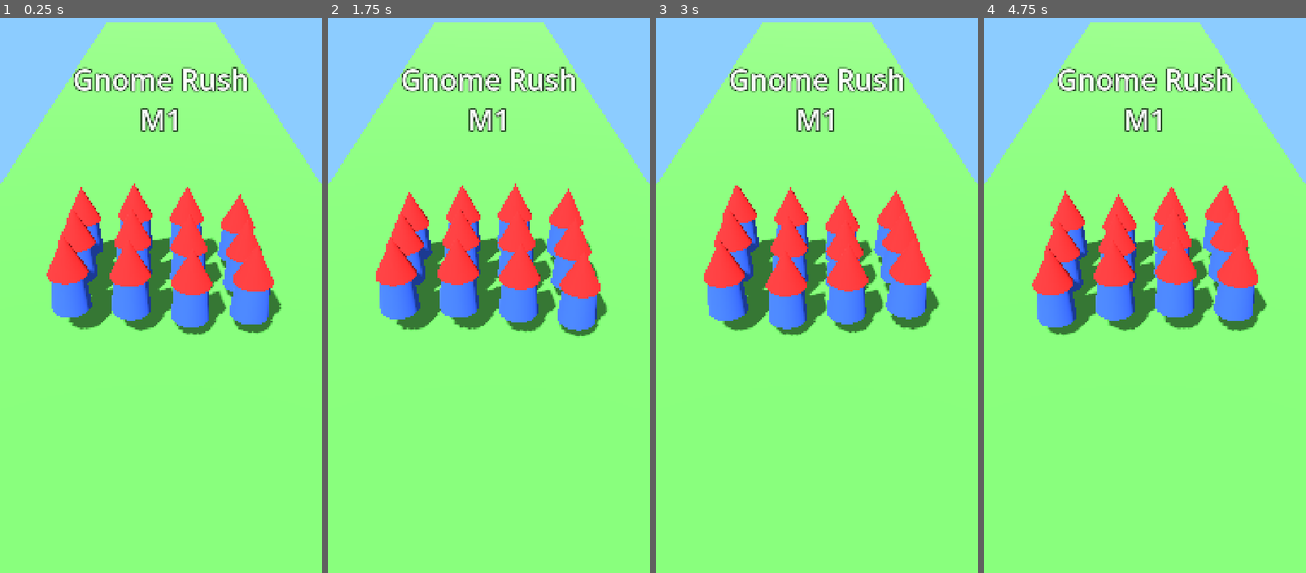
Above: before the commit, frames 1-4 (left to right).
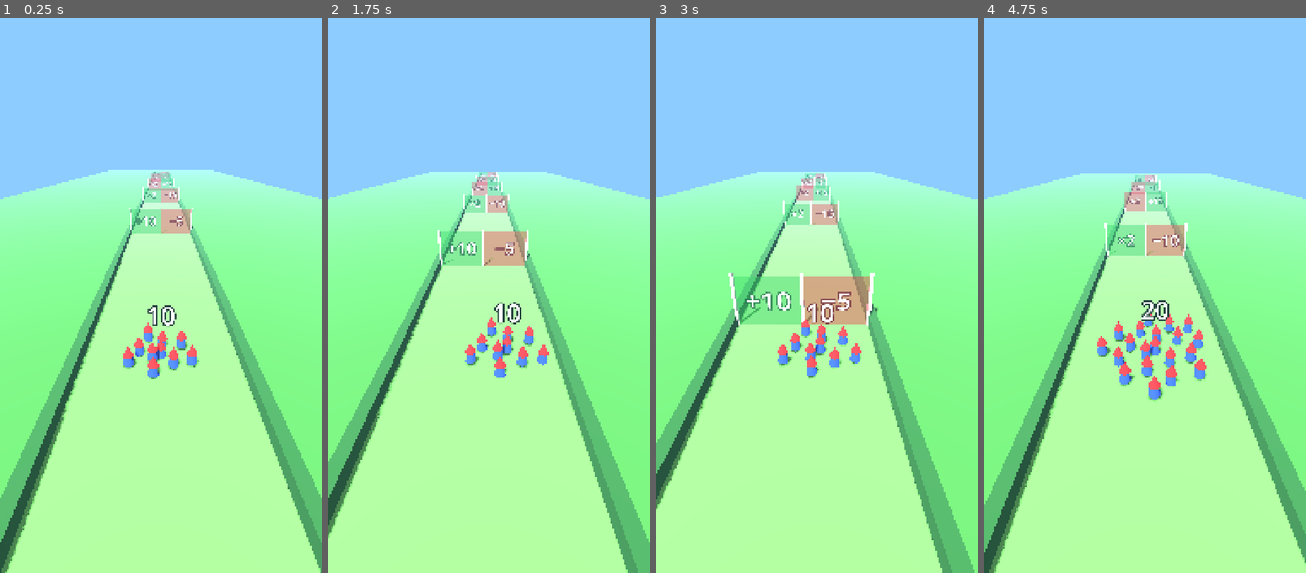
Above: after the commit, the same moments.

Repository: sxvandijk/gnome-rush
Game: Godot game, scene res://game/scenes/run.tscn
Two runs of this game, one before a commit and one after it. Both use one fixed random seed, a clock stepped at 60 frames per second and the inputs below. Before the commit the project starts from res://game/scenes/main.tscn.
Inputs (mouse positions are in pixels of both pictures, inside the frame that each line leads up to):
- Up to frame 1 (0.25 s): no input
- Up to frame 2 (1.75 s): tap Enter at 0.5 s; move the mouse to (559, 256) at 0.52 s; hold Shift 0.53-1.25 s; click (559, 256) at 0.67 s; drag from (424, 317) to (472, 400) at 1.27 s
- Up to frame 3 (3 s): move the mouse to (849, 162) at 2.02 s; tap Ctrl at 2.1 s; click (849, 162) at 2.17 s; drag from (800, 400) to (720, 201) at 2.77 s
- Up to frame 4 (4.75 s): move the mouse to (1241, 373) at 3.52 s; tap Alt at 3.6 s; click (1241, 373) at 3.67 s; drag from (1048, 201) to (1096, 145) at 4.27 s

The runs differ from the first frame. In frame 1, 79% of the frame differs, in the area x 0-100%, y 0-100%; in frame 2, 79%; in frame 3, 78%; in frame 4, 79%.

Commit message:
Add playable runner scene with gates, drag steering and result screen
- LevelData loads levels/*.json; RunState tracks distance, applies gate
  pairs in order and reports win/loss (with GUT tests)
- Army.fitted_spacing squeezes big armies to fit the lane
- ArmyView: MultiMesh gnomes gliding into a sunflower formation
- GatePairView: green/red translucent gates with Label3D values
- One-thumb relative drag (touch + mouse), smooth follow camera
- HUD with win/lose result and retry; levels/test_001.json
- Replace the placeholder scene

Co-Authored-By: Claude Opus 5.5 <noreply@anthropic.com>

Diff:
--- a/game/logic/army.gd
+++ b/game/logic/army.gd
@@ -50,3 +50,11 @@
 
 static func formation_radius(n: int, spacing := DEFAULT_SPACING) -> float:
 	return spacing * sqrt(float(maxi(n - 1, 0)))
+
+
+## Spacing that keeps an army of n gnomes within max_radius, squeezing big
+## armies together but never spreading small ones beyond the default.
+static func fitted_spacing(n: int, max_radius: float) -> float:
+	if n <= 1:
+		return DEFAULT_SPACING
+	return minf(DEFAULT_SPACING, max_radius / sqrt(float(n - 1)))
--- /dev/null
+++ b/game/logic/level_data.gd
@@ -0,0 +1,40 @@
+class_name LevelData
+extends RefCounted
+## A level as loaded from levels/*.json. Immutable description; call
+## create_pairs() for fresh gate state at the start of each run.
+
+var id := ""
+var start_count := 10
+var lane_half_width := 3.0
+var length := 100.0
+var speed := 6.0
+var _pair_dicts: Array = []
+
+
+static func from_dict(data: Dictionary) -> LevelData:
+	var level := LevelData.new()
+	level.id = str(data.get("id", ""))
+	level.start_count = int(data.get("start_count", level.start_count))
+	level.lane_half_width = float(data.get("lane_half_width", level.lane_half_width))
+	level.length = float(data.get("length", level.length))
+	level.speed = float(data.get("speed", level.speed))
+	level._pair_dicts = data.get("gate_pairs", [])
+	return level
+
+
+## Returns null when the file is missing or not valid JSON.
+static func load_json(path: String) -> LevelData:
+	if not FileAccess.file_exists(path):
+		return null
+	var data = JSON.parse_string(FileAccess.get_file_as_string(path))
+	if not data is Dictionary:
+		return null
+	return from_dict(data)
+
+
+func create_pairs() -> Array[GatePair]:
+	var pairs: Array[GatePair] = []
+	for d in _pair_dicts:
+		pairs.append(GatePair.from_dict(d))
+	pairs.sort_custom(func(a: GatePair, b: GatePair) -> bool: return a.z < b.z)
+	return pairs
--- /dev/null
+++ b/game/logic/run_state.gd
@@ -0,0 +1,41 @@
+class_name RunState
+extends RefCounted
+## One attempt at a level: how far the army has run and which gate pairs it
+## has passed. Distance grows forward from 0 to level.length.
+
+signal pair_passed(pair: GatePair, gate: Gate)
+
+var level: LevelData
+var army: Army
+var pairs: Array[GatePair]
+var distance := 0.0
+var _next_pair := 0
+
+
+func _init(p_level: LevelData) -> void:
+	level = p_level
+	army = Army.new(level.start_count, level.lane_half_width)
+	pairs = level.create_pairs()
+
+
+func advance(delta_distance: float) -> void:
+	if is_finished():
+		return
+	distance = minf(distance + delta_distance, level.length)
+	while _next_pair < pairs.size() and pairs[_next_pair].z <= distance:
+		var pair := pairs[_next_pair]
+		var gate := pair.gate_for_x(army.center_x)
+		army.pass_gate_pair(pair)
+		_next_pair += 1
+		pair_passed.emit(pair, gate)
+		if army.is_defeated():
+			distance = pair.z
+			return
+
+
+func is_finished() -> bool:
+	return army.is_defeated() or distance >= level.length
+
+
+func is_won() -> bool:
+	return not army.is_defeated() and distance >= level.length
--- /dev/null
+++ b/game/scenes/army_view.gd
@@ -0,0 +1,96 @@
+class_name ArmyView
+extends Node3D
+## Draws the army with two MultiMeshes (bodies and hats). Gnomes glide
+## towards their formation spot, so growing and shrinking looks smooth.
+
+const MAX_VISIBLE := 400
+const FOLLOW_X_RATE := 18.0
+const FORMATION_RATE := 8.0
+const HOP_HEIGHT := 0.12
+const HOP_SPEED := 12.0
+
+var _bodies: MultiMeshInstance3D
+var _hats: MultiMeshInstance3D
+var _label: Label3D
+var _max_radius := 2.7
+var _offsets := PackedVector2Array()
+var _targets := PackedVector2Array()
+var _time := 0.0
+
+
+func setup(lane_half_width: float) -> void:
+	_max_radius = lane_half_width * 0.9
+	_bodies = _make_multimesh(_body_mesh(), Color(0.2, 0.35, 0.85))
+	_hats = _make_multimesh(_hat_mesh(), Color(0.9, 0.15, 0.15))
+
+	_label = Label3D.new()
+	_label.billboard = BaseMaterial3D.BILLBOARD_ENABLED
+	_label.no_depth_test = true
+	_label.font_size = 160
+	_label.outline_size = 36
+	_label.pixel_size = 0.006
+	_label.modulate = Color.WHITE
+	_label.outline_modulate = Color(0.1, 0.2, 0.1)
+	_label.position = Vector3(0, 1.6, 0)
+	add_child(_label)
+
+
+func update_view(count: int, center_x: float, delta: float) -> void:
+	_time += delta
+	position.x = lerpf(position.x, center_x, 1.0 - exp(-FOLLOW_X_RATE * delta))
+
+	var n := mini(count, MAX_VISIBLE)
+	if n != _targets.size():
+		_targets = Army.formation(n, Army.fitted_spacing(n, _max_radius))
+		var old := _offsets.size()
+		_offsets.resize(n)
+		for i in range(old, n):
+			_offsets[i] = Vector2.ZERO  # New gnomes pop out of the middle
+
+	var k := 1.0 - exp(-FORMATION_RATE * delta)
+	for i in n:
+		_offsets[i] = _offsets[i].lerp(_targets[i], k)
+		var hop := absf(sin(_time * HOP_SPEED + i * 1.7)) * HOP_HEIGHT
+		var base := Vector3(_offsets[i].x, hop, _offsets[i].y)
+		_bodies.multimesh.set_instance_transform(i, Transform3D(Basis(), base + Vector3(0, 0.2, 0)))
+		_hats.multimesh.set_instance_transform(i, Transform3D(Basis(), base + Vector3(0, 0.6, 0)))
+	_bodies.multimesh.visible_instance_count = n
+	_hats.multimesh.visible_instance_count = n
+
+	_label.text = str(count)
+	_label.position.z = -Army.formation_radius(n, Army.fitted_spacing(n, _max_radius)) * 0.3
+
+
+func _make_multimesh(mesh: Mesh, color: Color) -> MultiMeshInstance3D:
+	var mm := MultiMesh.new()
+	mm.transform_format = MultiMesh.TRANSFORM_3D
+	mm.mesh = mesh
+	mm.instance_count = MAX_VISIBLE
+	mm.visible_instance_count = 0
+	var inst := MultiMeshInstance3D.new()
+	inst.multimesh = mm
+	var mat := StandardMaterial3D.new()
+	mat.albedo_color = color
+	inst.material_override = mat
+	add_child(inst)
+	return inst
+
+
+func _body_mesh() -> Mesh:
+	var m := CylinderMesh.new()
+	m.top_radius = 0.15
+	m.bottom_radius = 0.2
+	m.height = 0.4
+	m.radial_segments = 10
+	m.rings = 1
+	return m
+
+
+func _hat_mesh() -> Mesh:
+	var m := CylinderMesh.new()
+	m.top_radius = 0.0
+	m.bottom_radius = 0.2
+	m.height = 0.4
+	m.radial_segments = 10
+	m.rings = 1
+	return m
--- /dev/null
+++ b/game/scenes/gate_pair_view.gd
@@ -0,0 +1,82 @@
+class_name GatePairView
+extends Node3D
+## Two translucent gate panels with their value; green grows the army,
+## red shrinks it. Call refresh() when a gate value changes.
+
+const HEIGHT := 2.4
+const GREEN := Color(0.2, 0.85, 0.35, 0.45)
+const RED := Color(0.95, 0.2, 0.2, 0.45)
+
+var pair: GatePair
+var _panels := {}  # Gate -> MeshInstance3D
+var _labels := {}  # Gate -> Label3D
+
+
+func setup(p_pair: GatePair, lane_half_width: float) -> void:
+	pair = p_pair
+	position.z = -pair.z
+	var w := lane_half_width
+	_add_side(pair.left, -w * 0.5, w - 0.15)
+	_add_side(pair.right, w * 0.5, w - 0.15)
+	_add_post(-w)
+	_add_post(0.0)
+	_add_post(w)
+	refresh()
+
+
+func refresh() -> void:
+	for gate: Gate in _panels:
+		var mat: StandardMaterial3D = _panels[gate].material_override
+		mat.albedo_color = GREEN if gate.is_positive() else RED
+		_labels[gate].text = gate.label()
+
+
+func mark_passed(chosen: Gate) -> void:
+	var tween := create_tween().set_parallel()
+	for gate: Gate in _panels:
+		var panel: MeshInstance3D = _panels[gate]
+		var mat: StandardMaterial3D = panel.material_override
+		var label: Label3D = _labels[gate]
+		if gate == chosen:
+			tween.tween_property(panel, "scale", Vector3(1.3, 1.3, 1.3), 0.25)
+			tween.tween_property(mat, "albedo_color:a", 0.0, 0.25)
+			tween.tween_property(label, "modulate:a", 0.0, 0.25)
+		else:
+			tween.tween_property(mat, "albedo_color:a", 0.15, 0.25)
+			tween.tween_property(label, "modulate:a", 0.3, 0.25)
+
+
+func _add_side(gate: Gate, x: float, width: float) -> void:
+	var panel := MeshInstance3D.new()
+	var box := BoxMesh.new()
+	box.size = Vector3(width, HEIGHT, 0.1)
+	panel.mesh = box
+	var mat := StandardMaterial3D.new()
+	mat.transparency = BaseMaterial3D.TRANSPARENCY_ALPHA
+	mat.shading_mode = BaseMaterial3D.SHADING_MODE_UNSHADED
+	panel.material_override = mat
+	panel.position = Vector3(x, HEIGHT * 0.5, 0)
+	add_child(panel)
+
+	var label := Label3D.new()
+	label.font_size = 200
+	label.outline_size = 40
+	label.pixel_size = 0.006
+	label.outline_modulate = Color(0, 0, 0, 0.8)
+	label.position = Vector3(x, HEIGHT * 0.55, 0.1)
+	add_child(label)
+
+	_panels[gate] = panel
+	_labels[gate] = label
+
+
+func _add_post(x: float) -> void:
+	var post := MeshInstance3D.new()
+	var box := BoxMesh.new()
+	box.size = Vector3(0.15, HEIGHT + 0.2, 0.15)
+	post.mesh = box
+	var mat := StandardMaterial3D.new()
+	mat.albedo_color = Color(0.95, 0.95, 0.9)
+	post.material_override = mat
+	post.position = Vector3(x, (HEIGHT + 0.2) * 0.5, 0)
+	add_child(post)
--- /dev/null
+++ b/game/scenes/hud.gd
@@ -0,0 +1,55 @@
+class_name Hud
+extends CanvasLayer
+## End-of-run panel with the result and a retry button.
+
+signal retry_pressed
+
+var _panel: PanelContainer
+var _title: Label
+var _detail: Label
+
+
+func _ready() -> void:
+	var center := CenterContainer.new()
+	center.set_anchors_and_offsets_preset(Control.PRESET_FULL_RECT)
+	center.mouse_filter = Control.MOUSE_FILTER_IGNORE
+	add_child(center)
+
+	_panel = PanelContainer.new()
+	var style := StyleBoxFlat.new()
+	style.bg_color = Color(0.1, 0.15, 0.1, 0.85)
+	style.set_corner_radius_all(40)
+	style.set_content_margin_all(60)
+	_panel.add_theme_stylebox_override("panel", style)
+	_panel.visible = false
+	center.add_child(_panel)
+
+	var box := VBoxContainer.new()
+	box.add_theme_constant_override("separation", 40)
+	_panel.add_child(box)
+
+	_title = _label(110)
+	_detail = _label(64)
+	box.add_child(_title)
+	box.add_child(_detail)
+
+	var button := Button.new()
+	button.text = "Opnieuw"
+	button.custom_minimum_size = Vector2(520, 160)
+	button.add_theme_font_size_override("font_size", 72)
+	button.pressed.connect(retry_pressed.emit)
+	box.add_child(button)
+
+
+func show_result(won: bool, count: int) -> void:
+	_title.text = "Gehaald!" if won else "Verloren"
+	_detail.text = ("%d kabouters over" % count) if won else "Al je kabouters zijn op"
+	_panel.visible = true
+
+
+func _label(size: int) -> Label:
+	var label := Label.new()
+	label.horizontal_alignment = HORIZONTAL_ALIGNMENT_CENTER
+	label.add_theme_font_size_override("font_size", size)
+	label.add_theme_color_override("font_color", Color.WHITE)
+	return label
--- a/game/scenes/main.gd
+++ /dev/null
@@ -1,112 +0,0 @@
-extends Node3D
-## Placeholder scene for the first IPA: a lawn, a small crowd of bobbing
-## gnome cones, a light, a camera and a title. Replaced by the real runner
-## scene later in M1.
-
-const GNOME_COUNT := 12
-
-var _gnomes: Array[Node3D] = []
-var _time := 0.0
-
-
-func _ready() -> void:
-	_add_environment()
-	_add_lawn()
-	_add_gnomes()
-	_add_camera()
-	_add_title()
-
-
-func _process(delta: float) -> void:
-	_time += delta
-	for i in _gnomes.size():
-		var gnome := _gnomes[i]
-		gnome.position.y = 0.5 + absf(sin(_time * 6.0 + i * 0.7)) * 0.25
-
-
-func _add_environment() -> void:
-	var env := Environment.new()
-	env.background_mode = Environment.BG_COLOR
-	env.background_color = Color(0.55, 0.8, 1.0)
-	env.ambient_light_source = Environment.AMBIENT_SOURCE_COLOR
-	env.ambient_light_color = Color(0.8, 0.85, 0.9)
-	env.ambient_light_energy = 0.6
-	var world_env := WorldEnvironment.new()
-	world_env.environment = env
-	add_child(world_env)
-
-	var sun := DirectionalLight3D.new()
-	sun.rotation_degrees = Vector3(-50, -30, 0)
-	sun.shadow_enabled = true
-	add_child(sun)
-
-
-func _add_lawn() -> void:
-	var lawn := MeshInstance3D.new()
-	var plane := PlaneMesh.new()
-	plane.size = Vector2(8, 40)
-	lawn.mesh = plane
-	lawn.material_override = _material(Color(0.35, 0.7, 0.3))
-	lawn.position.z = -15
-	add_child(lawn)
-
-
-func _add_gnomes() -> void:
-	var body_mat := _material(Color(0.2, 0.35, 0.8))
-	var hat_mat := _material(Color(0.85, 0.15, 0.15))
-	for i in GNOME_COUNT:
-		var gnome := Node3D.new()
-		var col := i % 4
-		var row := i / 4
-		gnome.position = Vector3((col - 1.5) * 0.9, 0.5, -row * 0.9)
-
-		var body := MeshInstance3D.new()
-		var cyl := CylinderMesh.new()
-		cyl.top_radius = 0.25
-		cyl.bottom_radius = 0.3
-		cyl.height = 0.6
-		body.mesh = cyl
-		body.material_override = body_mat
-		gnome.add_child(body)
-
-		var hat := MeshInstance3D.new()
-		var cone := CylinderMesh.new()
-		cone.top_radius = 0.0
-		cone.bottom_radius = 0.3
-		cone.height = 0.6
-		hat.mesh = cone
-		hat.material_override = hat_mat
-		hat.position.y = 0.6
-		gnome.add_child(hat)
-
-		add_child(gnome)
-		_gnomes.append(gnome)
-
-
-func _add_camera() -> void:
-	var cam := Camera3D.new()
-	cam.position = Vector3(0, 5, 6)
-	cam.rotation_degrees = Vector3(-35, 0, 0)
-	cam.fov = 60
-	add_child(cam)
-
-
-func _add_title() -> void:
-	var layer := CanvasLayer.new()
-	var label := Label.new()
-	label.text = "Gnome Rush\nM1"
-	label.horizontal_alignment = HORIZONTAL_ALIGNMENT_CENTER
-	label.add_theme_font_size_override("font_size", 96)
-	label.add_theme_color_override("font_color", Color.WHITE)
-	label.add_theme_color_override("font_outline_color", Color(0.1, 0.2, 0.1))
-	label.add_theme_constant_override("outline_size", 16)
-	label.set_anchors_and_offsets_preset(Control.PRESET_TOP_WIDE)
-	label.offset_top = 200
-	layer.add_child(label)
-	add_child(layer)
-
-
-func _material(color: Color) -> StandardMaterial3D:
-	var mat := StandardMaterial3D.new()
-	mat.albedo_color = color
-	return mat
--- a/game/scenes/main.tscn
+++ /dev/null
@@ -1,6 +0,0 @@
-[gd_scene load_steps=2 format=3]
-
-[ext_resource type="Script" path="res://game/scenes/main.gd" id="1_main"]
-
-[node name="Main" type="Node3D"]
-script = ExtResource("1_main")
--- /dev/null
+++ b/game/scenes/run.gd
@@ -0,0 +1,136 @@
+extends Node3D
+## Runner scene: builds the lawn, gates, army, camera and HUD for one level
+## and drives them from a RunState. All rules live in game/logic.
+
+const LEVEL_PATH := "res://levels/test_001.json"
+## How many lane widths one full-screen-width drag moves the army.
+const DRAG_LANE_WIDTHS_PER_SCREEN := 1.3
+const CAMERA_HEIGHT := 7.0
+const CAMERA_BACK := 7.5
+const CAMERA_LOOK_AHEAD := 7.0
+const CAMERA_RATE := 6.0
+
+var _level: LevelData
+var _run: RunState
+var _army_view: ArmyView
+var _gate_views := {}  # GatePair -> GatePairView
+var _camera: Camera3D
+var _hud: Hud
+var _result_shown := false
+
+
+func _ready() -> void:
+	_level = LevelData.load_json(LEVEL_PATH)
+	assert(_level != null, "Could not load %s" % LEVEL_PATH)
+	_run = RunState.new(_level)
+	_run.pair_passed.connect(_on_pair_passed)
+
+	_add_environment()
+	_add_track()
+	for pair in _run.pairs:
+		var view := GatePairView.new()
+		add_child(view)
+		view.setup(pair, _level.lane_half_width)
+		_gate_views[pair] = view
+
+	_army_view = ArmyView.new()
+	add_child(_army_view)
+	_army_view.setup(_level.lane_half_width)
+
+	_camera = Camera3D.new()
+	_camera.keep_aspect = Camera3D.KEEP_WIDTH
+	_camera.fov = 62
+	add_child(_camera)
+	_update_camera(1.0)
+
+	_hud = Hud.new()
+	add_child(_hud)
+	_hud.retry_pressed.connect(func() -> void: get_tree().reload_current_scene())
+
+
+func _unhandled_input(event: InputEvent) -> void:
+	if _run.is_finished():
+		return
+	var dx := 0.0
+	if event is InputEventScreenDrag:
+		dx = event.relative.x
+	elif event is InputEventMouseMotion and event.button_mask & MOUSE_BUTTON_MASK_LEFT:
+		# Touch also produces emulated mouse events; count each drag once.
+		if event.device == InputEvent.DEVICE_ID_EMULATION:
+			return
+		dx = event.relative.x
+	else:
+		return
+	var screen_w := get_viewport().get_visible_rect().size.x
+	var lane_w := _level.lane_half_width * 2.0
+	_run.army.set_center_x(_run.army.center_x + dx / screen_w * lane_w * DRAG_LANE_WIDTHS_PER_SCREEN)
+
+
+func _process(delta: float) -> void:
+	_run.advance(_level.speed * delta)
+	_army_view.position.z = -_run.distance
+	_army_view.update_view(_run.army.count, _run.army.center_x, delta)
+	_update_camera(1.0 - exp(-CAMERA_RATE * delta))
+
+	if _run.is_finished() and not _result_shown:
+		_result_shown = true
+		_hud.show_result(_run.is_won(), _run.army.count)
+
+
+func _on_pair_passed(pair: GatePair, gate: Gate) -> void:
+	_gate_views[pair].mark_passed(gate)
+
+
+func _update_camera(weight: float) -> void:
+	var target := _army_view.position
+	var x := target.x * 0.6
+	var pos := Vector3(x, CAMERA_HEIGHT, target.z + CAMERA_BACK)
+	_camera.position = _camera.position.lerp(pos, weight)
+	_camera.look_at(Vector3(_camera.position.x, 0, _camera.position.z - CAMERA_BACK - CAMERA_LOOK_AHEAD))
+
+
+func _add_environment() -> void:
+	var env := Environment.new()
+	env.background_mode = Environment.BG_COLOR
+	env.background_color = Color(0.55, 0.8, 1.0)
+	env.ambient_light_source = Environment.AMBIENT_SOURCE_COLOR
+	env.ambient_light_color = Color(0.8, 0.85, 0.9)
+	env.ambient_light_energy = 0.6
+	env.fog_enabled = true
+	env.fog_light_color = Color(0.55, 0.8, 1.0)
+	env.fog_density = 0.004
+	var world_env := WorldEnvironment.new()
+	world_env.environment = env
+	add_child(world_env)
+
+	var sun := DirectionalLight3D.new()
+	sun.rotation_degrees = Vector3(-55, -25, 0)
+	sun.shadow_enabled = true
+	sun.directional_shadow_max_distance = 40.0
+	add_child(sun)
+
+
+func _add_track() -> void:
+	var w := _level.lane_half_width
+	var length := _level.length + 40.0
+	var mid_z := -_level.length * 0.5
+
+	_add_box(Vector3(60, 0.1, length + 40), Vector3(0, -0.1, mid_z), Color(0.3, 0.6, 0.25))
+	_add_box(Vector3(w * 2.0, 0.1, length), Vector3(0, -0.05, mid_z), Color(0.45, 0.75, 0.35))
+	# Low hedges along both edges of the lane
+	for side in [-1.0, 1.0]:
+		_add_box(Vector3(0.4, 0.5, length), Vector3(side * (w + 0.2), 0.25, mid_z), Color(0.2, 0.45, 0.2))
+	# Finish line
+	_add_box(Vector3(w * 2.0, 0.12, 1.0), Vector3(0, 0.0, -_level.length), Color(0.95, 0.95, 0.95))
+
+
+func _add_box(size: Vector3, pos: Vector3, color: Color) -> void:
+	var mesh := MeshInstance3D.new()
+	var box := BoxMesh.new()
+	box.size = size
+	mesh.mesh = box
+	var mat := StandardMaterial3D.new()
+	mat.albedo_color = color
+	mesh.material_override = mat
+	mesh.position = pos
+	add_child(mesh)
--- /dev/null
+++ b/game/scenes/run.tscn
@@ -0,0 +1,6 @@
+[gd_scene load_steps=2 format=3]
+
+[ext_resource type="Script" path="res://game/scenes/run.gd" id="1_run"]
+
+[node name="Run" type="Node3D"]
+script = ExtResource("1_run")
--- /dev/null
+++ b/levels/test_001.json
@@ -0,0 +1,14 @@
+{
+  "id": "test_001",
+  "start_count": 10,
+  "lane_half_width": 3.0,
+  "length": 120.0,
+  "speed": 6.0,
+  "gate_pairs": [
+    { "z": 20.0,  "left": { "op": "add", "value": 10 },  "right": { "op": "add", "value": -5 } },
+    { "z": 40.0,  "left": { "op": "mul", "value": 2 },   "right": { "op": "add", "value": -10 } },
+    { "z": 60.0,  "left": { "op": "div", "value": 2 },   "right": { "op": "add", "value": 15 } },
+    { "z": 80.0,  "left": { "op": "add", "value": -20 }, "right": { "op": "mul", "value": 3 } },
+    { "z": 100.0, "left": { "op": "add", "value": 5 },   "right": { "op": "div", "value": 3 } }
+  ]
+}
--- a/project.godot
+++ b/project.godot
@@ -11,7 +11,7 @@
 [application]
 
 config/name="Gnome Rush"
-run/main_scene="res://game/scenes/main.tscn"
+run/main_scene="res://game/scenes/run.tscn"
 config/features=PackedStringArray("4.7", "Mobile")
 config/icon="res://icon.png"
 
--- a/tests/unit/test_army.gd
+++ b/tests/unit/test_army.gd
@@ -75,6 +75,17 @@
 	assert_gt(min_dist, spacing * 0.6)
 
 
+func test_fitted_spacing_keeps_default_for_small_armies() -> void:
+	assert_eq(Army.fitted_spacing(1, 3.0), Army.DEFAULT_SPACING)
+	assert_eq(Army.fitted_spacing(10, 3.0), Army.DEFAULT_SPACING)
+
+
+func test_fitted_spacing_keeps_big_armies_inside_radius() -> void:
+	var spacing := Army.fitted_spacing(300, 2.7)
+	assert_lt(spacing, Army.DEFAULT_SPACING)
+	assert_almost_eq(Army.formation_radius(300, spacing), 2.7, 0.001)
+
+
 func test_formation_radius_grows_with_count() -> void:
 	assert_lt(Army.formation_radius(10), Army.formation_radius(100))
 	assert_eq(Army.formation_radius(1), 0.0)
--- /dev/null
+++ b/tests/unit/test_level_data.gd
@@ -0,0 +1,49 @@
+extends GutTest
+
+
+func _dict() -> Dictionary:
+	return {
+		"id": "t",
+		"start_count": 7,
+		"lane_half_width": 2.5,
+		"length": 50.0,
+		"speed": 4.0,
+		"gate_pairs": [
+			{"z": 30.0, "left": {"op": "add", "value": 1}, "right": {"op": "mul", "value": 2}},
+			{"z": 10.0, "left": {"op": "div", "value": 2}, "right": {"op": "add", "value": -3}},
+		],
+	}
+
+
+func test_from_dict_reads_fields() -> void:
+	var level := LevelData.from_dict(_dict())
+	assert_eq(level.id, "t")
+	assert_eq(level.start_count, 7)
+	assert_eq(level.lane_half_width, 2.5)
+	assert_eq(level.length, 50.0)
+	assert_eq(level.speed, 4.0)
+
+
+func test_create_pairs_sorted_by_z() -> void:
+	var pairs := LevelData.from_dict(_dict()).create_pairs()
+	assert_eq(pairs.size(), 2)
+	assert_eq(pairs[0].z, 10.0)
+	assert_eq(pairs[1].z, 30.0)
+
+
+func test_create_pairs_returns_fresh_pairs() -> void:
+	var level := LevelData.from_dict(_dict())
+	var first := level.create_pairs()
+	first[0].apply(10, 0.0)
+	assert_false(level.create_pairs()[0].used)
+
+
+func test_load_test_level_from_disk() -> void:
+	var level := LevelData.load_json("res://levels/test_001.json")
+	assert_not_null(level)
+	assert_eq(level.id, "test_001")
+	assert_eq(level.create_pairs().size(), 5)
+
+
+func test_load_missing_file_returns_null() -> void:
+	assert_null(LevelData.load_json("res://levels/does_not_exist.json"))
--- /dev/null
+++ b/tests/unit/test_run_state.gd
@@ -0,0 +1,84 @@
+extends GutTest
+
+
+func _level(start := 10) -> LevelData:
+	return LevelData.from_dict({
+		"id": "t",
+		"start_count": start,
+		"lane_half_width": 3.0,
+		"length": 30.0,
+		"speed": 5.0,
+		"gate_pairs": [
+			{"z": 10.0, "left": {"op": "add", "value": 5}, "right": {"op": "mul", "value": 2}},
+			{"z": 20.0, "left": {"op": "add", "value": -100}, "right": {"op": "add", "value": 1}},
+		],
+	})
+
+
+func test_starts_at_zero_with_start_count() -> void:
+	var run := RunState.new(_level())
+	assert_eq(run.distance, 0.0)
+	assert_eq(run.army.count, 10)
+	assert_eq(run.army.lane_half_width, 3.0)
+	assert_false(run.is_finished())
+
+
+func test_gate_not_applied_before_reaching_it() -> void:
+	var run := RunState.new(_level())
+	run.advance(9.9)
+	assert_eq(run.army.count, 10)
+
+
+func test_gate_applied_when_reached() -> void:
+	var run := RunState.new(_level())
+	run.army.set_center_x(1.0)
+	run.advance(10.0)
+	assert_eq(run.army.count, 20)
+
+
+func test_multiple_gates_in_one_big_step() -> void:
+	var run := RunState.new(_level())
+	run.army.set_center_x(1.0)
+	run.advance(25.0)
+	assert_eq(run.army.count, 21)
+
+
+func test_pair_passed_signal() -> void:
+	var run := RunState.new(_level())
+	watch_signals(run)
+	run.army.set_center_x(-1.0)
+	run.advance(10.0)
+	assert_signal_emit_count(run, "pair_passed", 1)
+	var params: Array = get_signal_parameters(run, "pair_passed")
+	assert_eq(params[1], params[0].left)
+
+
+func test_win_at_end_of_lane() -> void:
+	var run := RunState.new(_level())
+	run.army.set_center_x(1.0)
+	run.advance(30.0)
+	assert_true(run.is_finished())
+	assert_true(run.is_won())
+
+
+func test_distance_stops_at_length() -> void:
+	var run := RunState.new(_level())
+	run.advance(100.0)
+	assert_eq(run.distance, 30.0)
+
+
+func test_loss_when_army_reaches_zero() -> void:
+	var run := RunState.new(_level())
+	run.army.set_center_x(-1.0)
+	run.advance(20.0)
+	assert_true(run.army.is_defeated())
+	assert_true(run.is_finished())
+	assert_false(run.is_won())
+
+
+func test_no_progress_after_finish() -> void:
+	var run := RunState.new(_level())
+	run.army.set_center_x(-1.0)
+	run.advance(20.0)
+	run.advance(5.0)
+	assert_eq(run.distance, 20.0)
Not shown, added: game/logic/level_data.gd.uid
Not shown, added: game/logic/run_state.gd.uid
Not shown, added: game/scenes/army_view.gd.uid
Not shown, added: game/scenes/gate_pair_view.gd.uid
Not shown, added: game/scenes/hud.gd.uid
Not shown, removed: game/scenes/main.gd.uid
Not shown, added: game/scenes/run.gd.uid
Not shown, added: tests/unit/test_level_data.gd.uid
Not shown, added: tests/unit/test_run_state.gd.uid
Not shown, changed: PLAN.md
Not shown, removed: levels/.gitkeep
